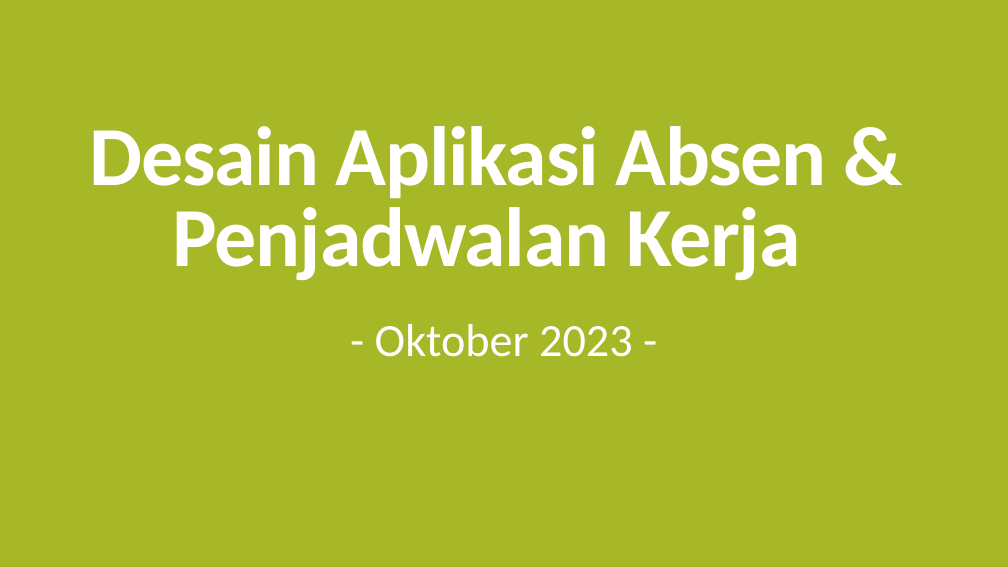
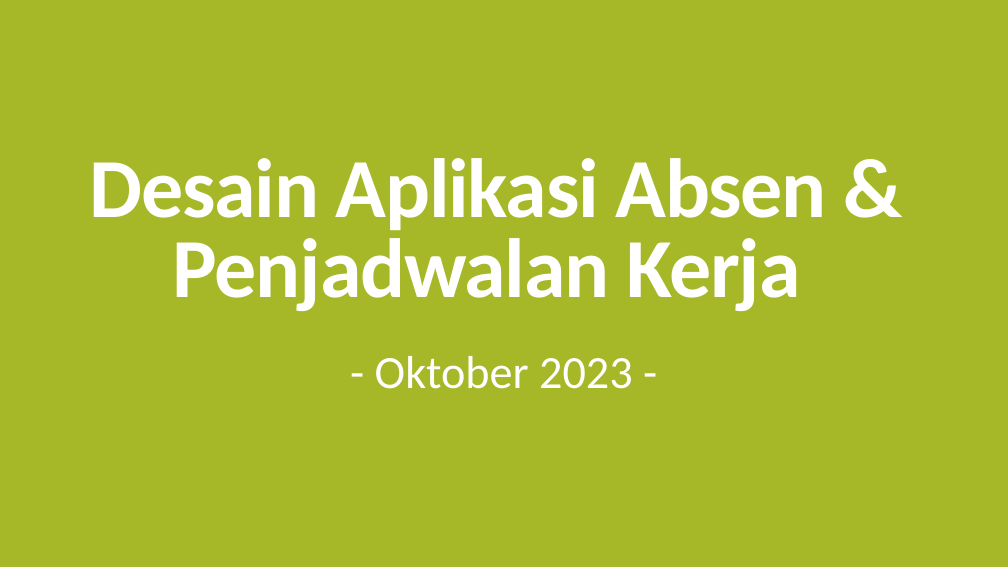
Before and after one commit to ilham513/myshift, a slide deck: slide 1 of desain/rancangan aplikasi shift dengan algoritma genetika.pptx. Drawn at 1008x567 pixels with LibreOffice and Linux fonts; fonts in the diff are those of the drawing. Boxes give left, top, right and bottom in pixels: in the first picture for what was removed or moved away, otherwise in the second. Text is boxed around its words. In the diff, an @@ line names an element or a change of style, - is before the commit and + after.

```diff
--- a/desain/rancangan aplikasi shift dengan algoritma genetika.pptx
+++ b/desain/rancangan aplikasi shift dengan algoritma genetika.pptx
@@ title "Desain Aplikasi Absen & Penjadwalan ...": place and size @@
-title "Desain Aplikasi Absen & Penjadwalan ..." at [89,126,827,280]
+title "Desain Aplikasi Absen & Penjadwalan ..." at [89,158,827,311]
@@ subtitle "- Oktober 2023 -": place and size @@
-subtitle "- Oktober 2023 -" at [375,324,633,357]
+subtitle "- Oktober 2023 -" at [375,356,633,389]
```
Also in this commit, not shown: 1 other slide changed, 1 slide added.
